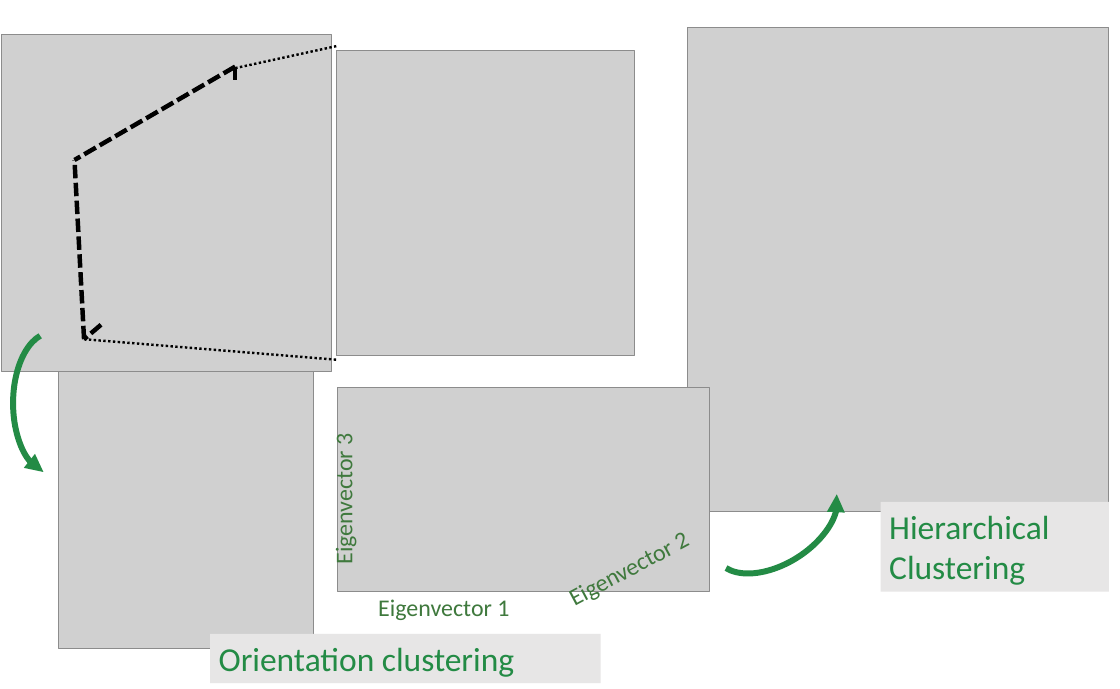
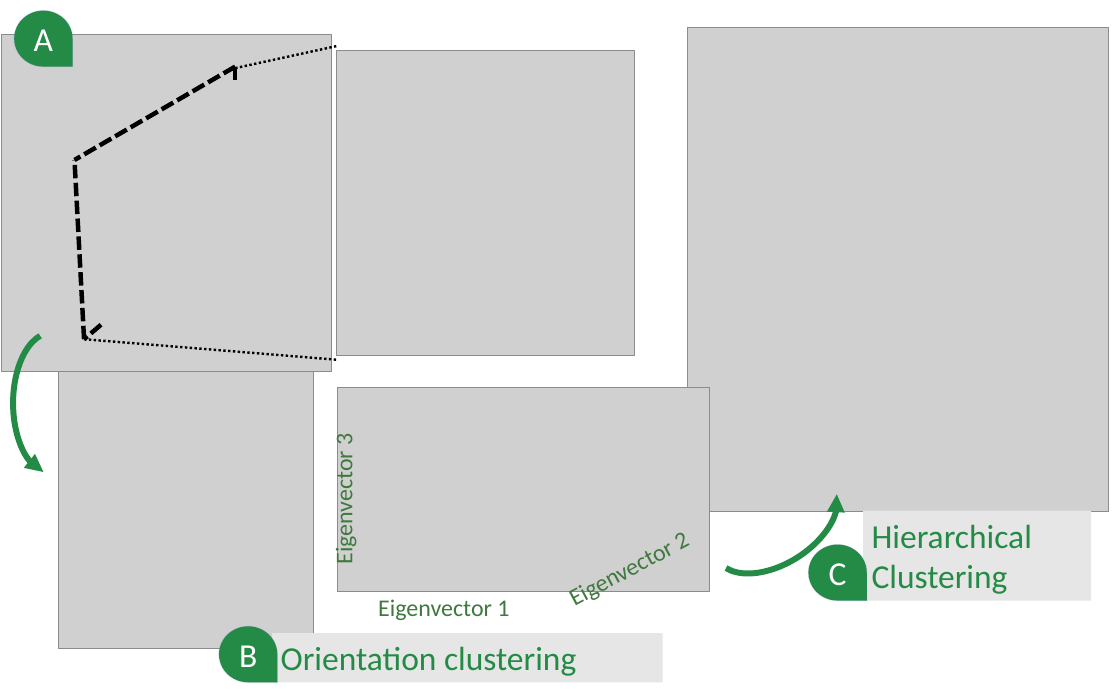
Before and after one commit to bhattaca/MetaTracts_pvis, a slide deck: slide 1 of dataset3.pptx. Drawn at 1120x689 pixels with LibreOffice and Linux fonts; fonts in the diff are those of the drawing; grey boxes stand for pictures. Boxes give left, top, right and bottom in pixels: in the first picture for what was removed or moved away, otherwise in the second. Text is boxed around its words. In the diff, an @@ line names an element or a change of style, - is before the commit and + after.

Commit message:
Updated image and ppt dataset 3

```diff
--- a/dataset3.pptx
+++ b/dataset3.pptx
@@ teardrop added at box(14, 11, 73, 67), fill #238B45, outline #43739E 1 pt, 28 pt, text #FFFFFF @@
+A
@@ rectangle "Hierarchical Clustering": place and size @@
-rectangle "Hierarchical Clustering" at box(880, 502, 1109, 592)
+rectangle "Hierarchical Clustering" at box(863, 511, 1092, 600)
@@ teardrop added at box(809, 545, 867, 601), fill #238B45, outline #43739E 1 pt, 28 pt, text #FFFFFF @@
+C
@@ teardrop added at box(218, 627, 277, 683), fill #238B45, outline #43739E 1 pt, 28 pt, text #FFFFFF @@
+B
@@ rectangle "Orientation clustering": place and size @@
-rectangle "Orientation clustering" at box(210, 634, 600, 683)
+rectangle "Orientation clustering" at box(272, 633, 663, 682)
```
Also in this commit, not shown: 1 other file.
